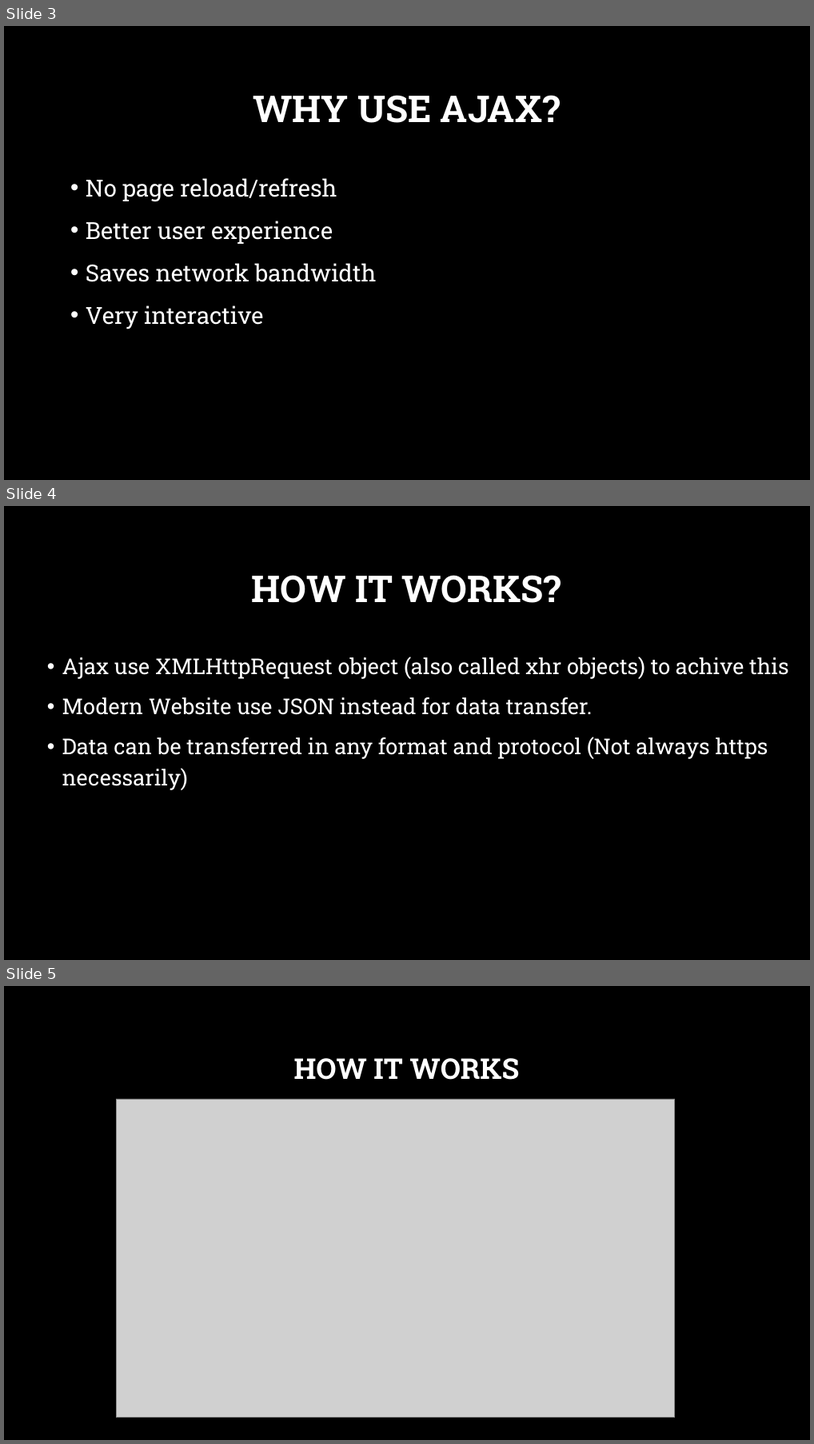
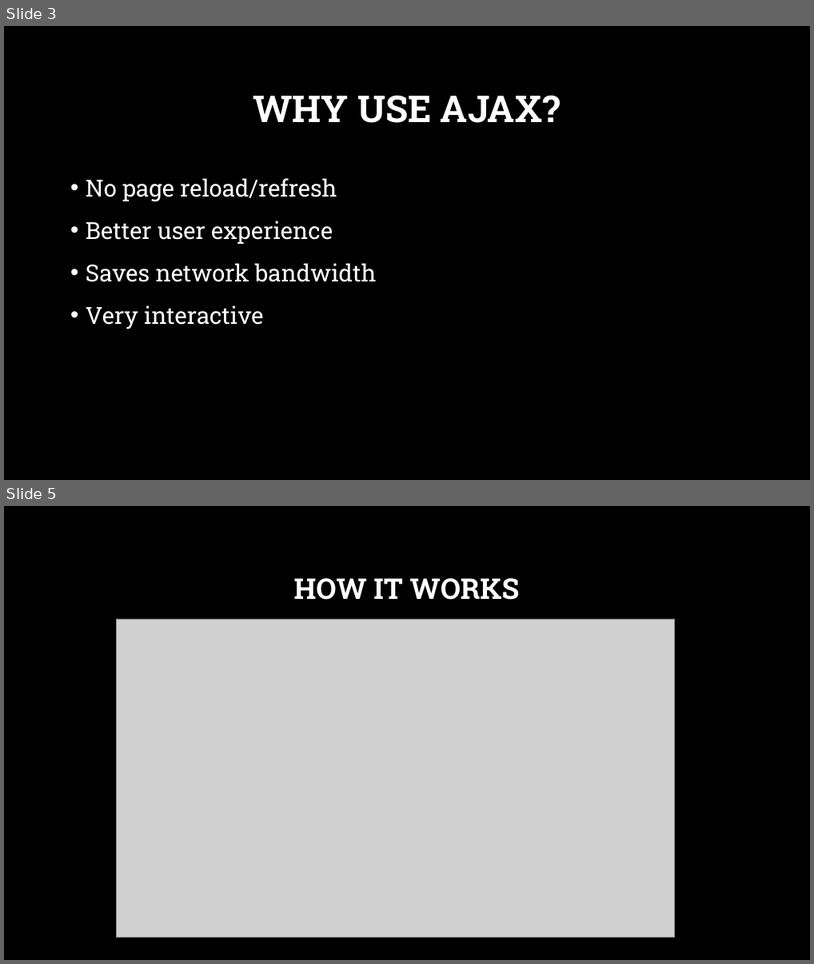
Before and after one commit to Shubhamdutta2000/Web-Training, a slide deck: 08. Ajax/Ajax.pptx. Shown one above the other, each under a label of ours: slides 3, 4 and 5 before the commit, slides 3 and 5 after it; the slides between them are not shown. The pictures are 814x1444 and 814x964 pixels, drawn with LibreOffice and Linux fonts; fonts in the diff are those of the drawing; grey boxes stand for pictures; background and template pictures are left out. Boxes give left, top, right and bottom in pixels: in the first picture for what was removed or moved away, otherwise in the second. Text is boxed around its words. In the diff, an @@ line names an element or a change of style, - is before the commit and + after.

Commit message:
added ajax materials

```diff
--- a/08. Ajax/Ajax.pptx
+++ b/08. Ajax/Ajax.pptx
@@ slide 4 removed at (x1=4, y1=506, x2=810, y2=960), background picture (left out) @@
@@ title removed at (x1=252, y1=575, x2=562, y2=603) @@
-HOW IT WORKS?
@@ text removed at (x1=62, y1=656, x2=790, y2=790) @@
-• Ajax use XMLHttpRequest object (also called xhr objects) to achive this
-• Modern Website use JSON instead for data transfer.
-• Data can be transferred in any format and protocol (Not always https necessarily)
```
Also in this commit, not shown: 4 slides added, 7 other files.
